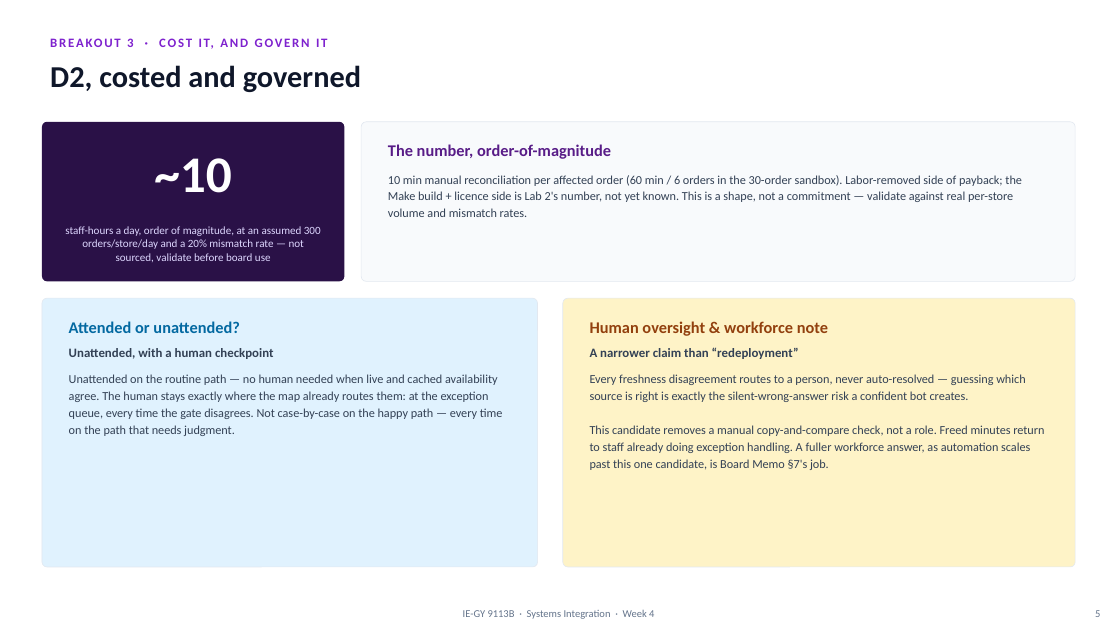
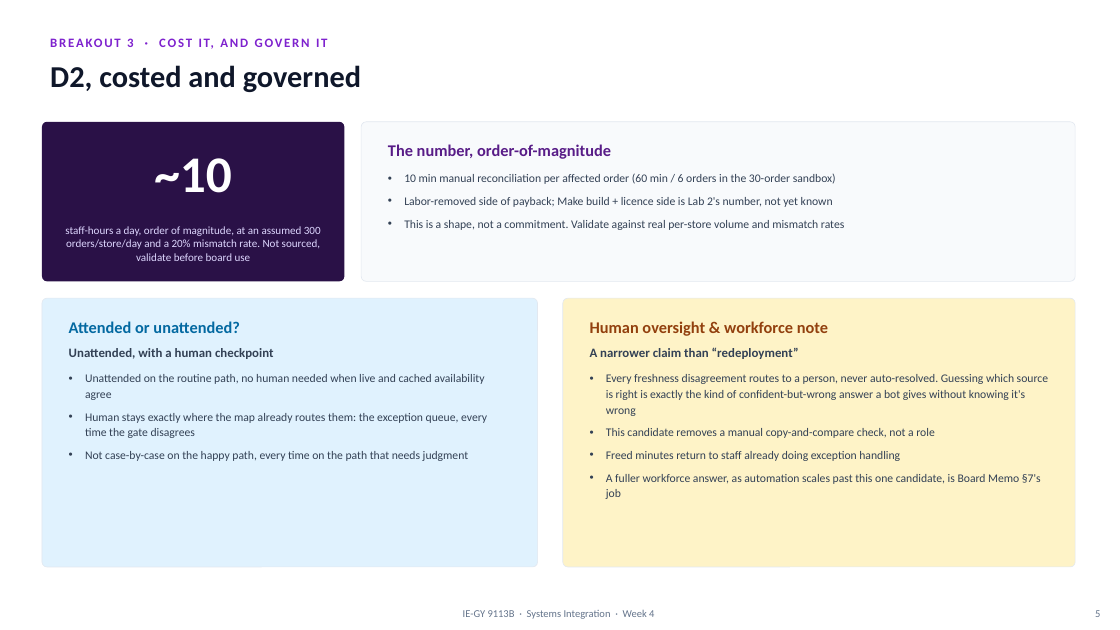
Before and after one commit to salawhaaat/erp2agentic, a slide deck: slide 5 of wiki/project/week4/Week4-Presentation-Sweetgreen.pptx. Drawn at 1120x630 pixels with LibreOffice and Linux fonts; fonts in the diff are those of the drawing. Boxes give left, top, right and bottom in pixels: in the first picture for what was removed or moved away, otherwise in the second. Text is boxed around its words. In the diff, an @@ line names an element or a change of style, - is before the commit and + after.

```diff
--- a/wiki/project/week4/Week4-Presentation-Sweetgreen.pptx
+++ b/wiki/project/week4/Week4-Presentation-Sweetgreen.pptx
@@ text at <box>404,173,844,230</box>: text changed; size 10.5 to 10 pt @@
-10 min manual reconciliation per affected order (60 min / 6 orders in the 30-order sandbox). Labor-removed side of payback; the Make build + licence side is Lab 2's number, not yet known. This is a shape, not a commitment — validate against real per-store volume and mismatch rates.
+• 10 min manual reconciliation per affected order (60 min / 6 orders in the 30-order sandbox)
+• Labor-removed side of payback; Make build + licence side is Lab 2's number, not yet known
+• This is a shape, not a commitment. Validate against real per-store volume and mismatch rates
@@ text at <box>65,226,321,261</box>: text changed @@
-staff-hours a day, order of magnitude, at an assumed 300 orders/store/day and a 20% mismatch rate — not sourced, validate before board use
+staff-hours a day, order of magnitude, at an assumed 300 orders/store/day and a 20% mismatch rate. Not sourced, validate before board use
@@ text at <box>85,374,487,461</box>: text changed; size 10.5 to 10 pt @@
-Unattended on the routine path — no human needed when live and cached availability agree. The human stays exactly where the map already routes them: at the exception queue, every time the gate disagrees. Not case-by-case on the happy path — every time on the path that needs judgment.
+• Unattended on the routine path, no human needed when live and cached availability agree
+• Human stays exactly where the map already routes them: the exception queue, every time the gate disagrees
+• Not case-by-case on the happy path, every time on the path that needs judgment
@@ text at <box>606,374,1048,499</box>: text changed; size 10.5 to 10 pt @@
-Every freshness disagreement routes to a person, never auto-resolved — guessing which source is right is exactly the silent-wrong-answer risk a confident bot creates.
-This candidate removes a manual copy-and-compare check, not a role. Freed minutes return to staff already doing exception handling. A fuller workforce answer, as automation scales past this one candidate, is Board Memo §7's job.
+• Every freshness disagreement routes to a person, never auto-resolved. Guessing which source is right is exactly the kind of confident-but-wrong answer a bot gives without knowing it's wrong
+• This candidate removes a manual copy-and-compare check, not a role
+• Freed minutes return to staff already doing exception handling
+• A fuller workforce answer, as automation scales past this one candidate, is Board Memo §7's job
```
Also in this commit, not shown: 4 other slides changed, 42 other files.
